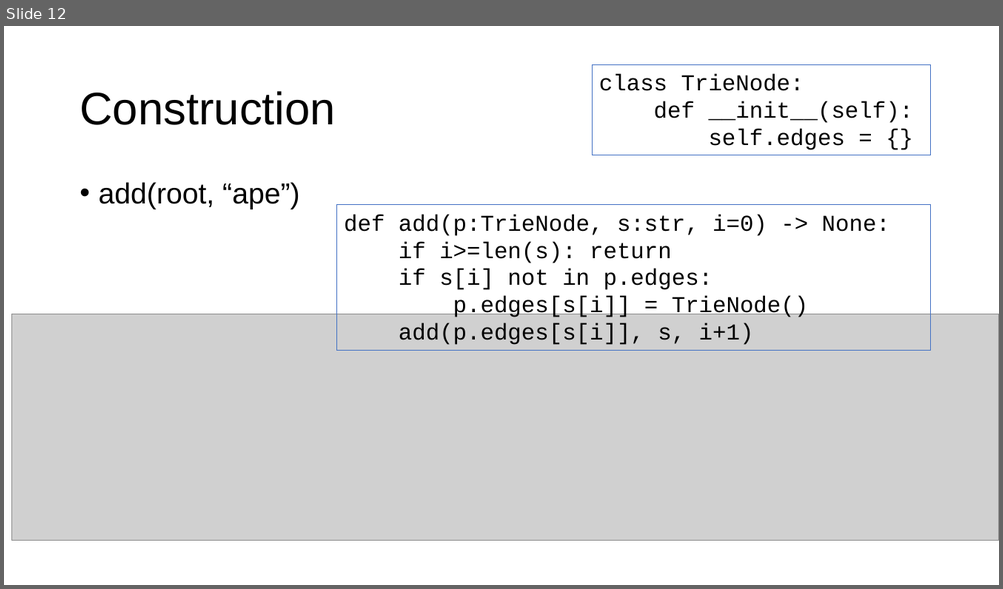
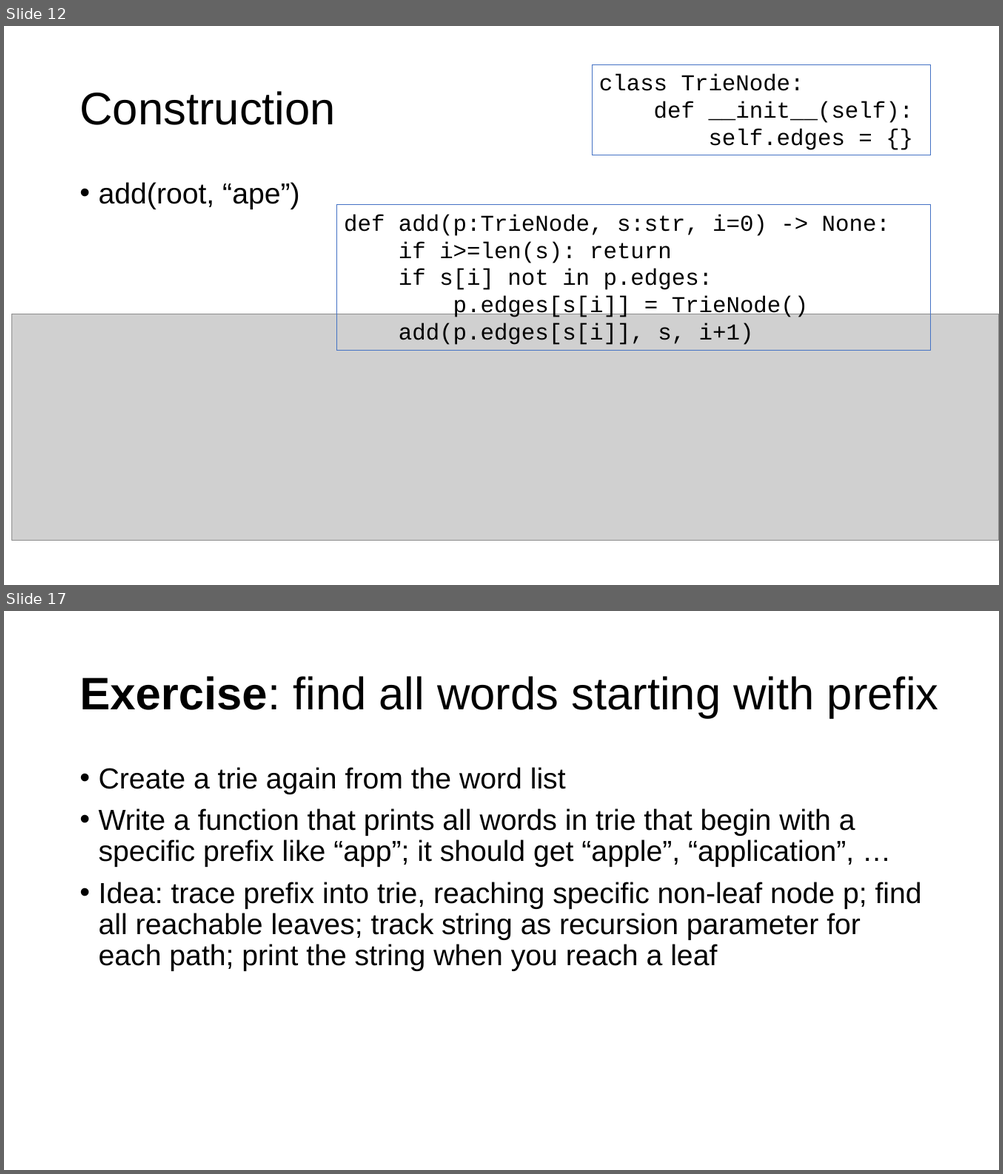
Before and after one commit to parrt/msds689, a slide deck: notes/searching.pptx. Shown one above the other, each under a label of ours: slide 12 before the commit, slides 12 and 17 after it; the slides between them are not shown. The pictures are 1003x589 and 1003x1174 pixels, drawn with LibreOffice and Linux fonts; fonts in the diff are those of the drawing; grey boxes stand for pictures; background and template pictures are left out. Boxes give left, top, right and bottom in pixels: in the first picture for what was removed or moved away, otherwise in the second. Text is boxed around its words. In the diff, an @@ line names an element or a change of style, - is before the commit and + after.

```diff
--- a/notes/searching.pptx
+++ b/notes/searching.pptx
@@ slide 17 added at box(4, 611, 999, 1170), background #FFFFFF @@
@@ title added at box(79, 676, 939, 718), 44 pt, text #000000 @@
+Exercise: find all words starting with prefix
@@ text added at box(99, 767, 922, 971), 28 pt, text #000000 @@
+• Create a trie again from the word list
+• Write a function that prints all words in trie that begin with a specific prefix like “app”; it should get “apple”, “application”, …
+• Idea: trace prefix into trie, reaching specific non-leaf node p; find all reachable leaves; track string as recursion parameter for each path; print the string when you reach a leaf
```
Also in this commit, not shown: 2 slides changed, 5 other slides added, 4 other files.
